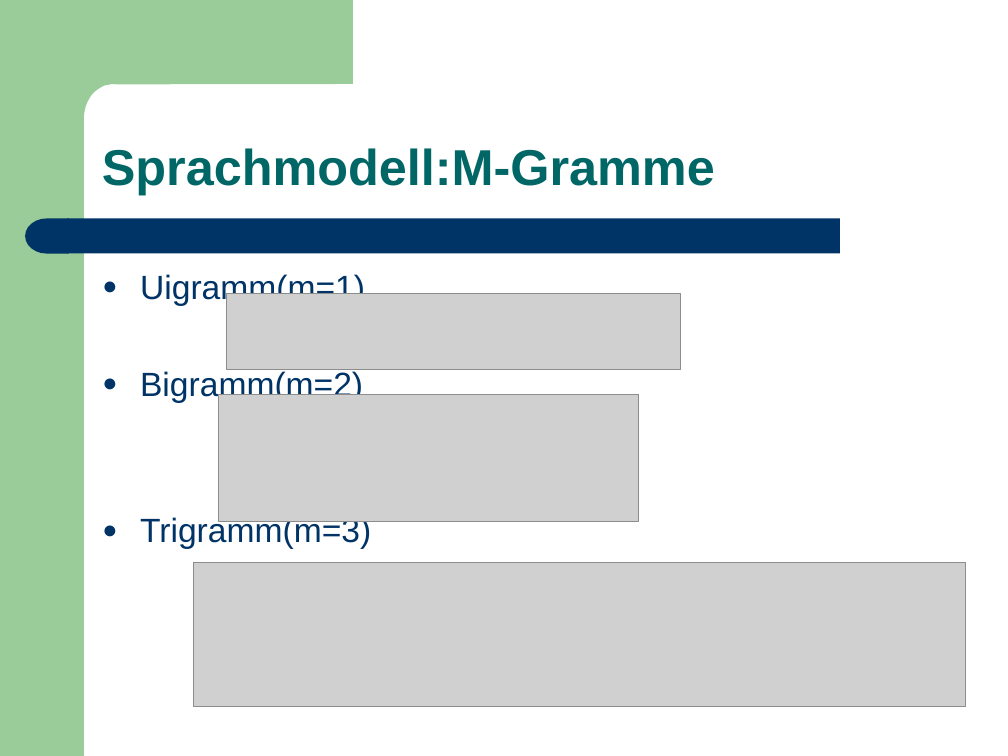
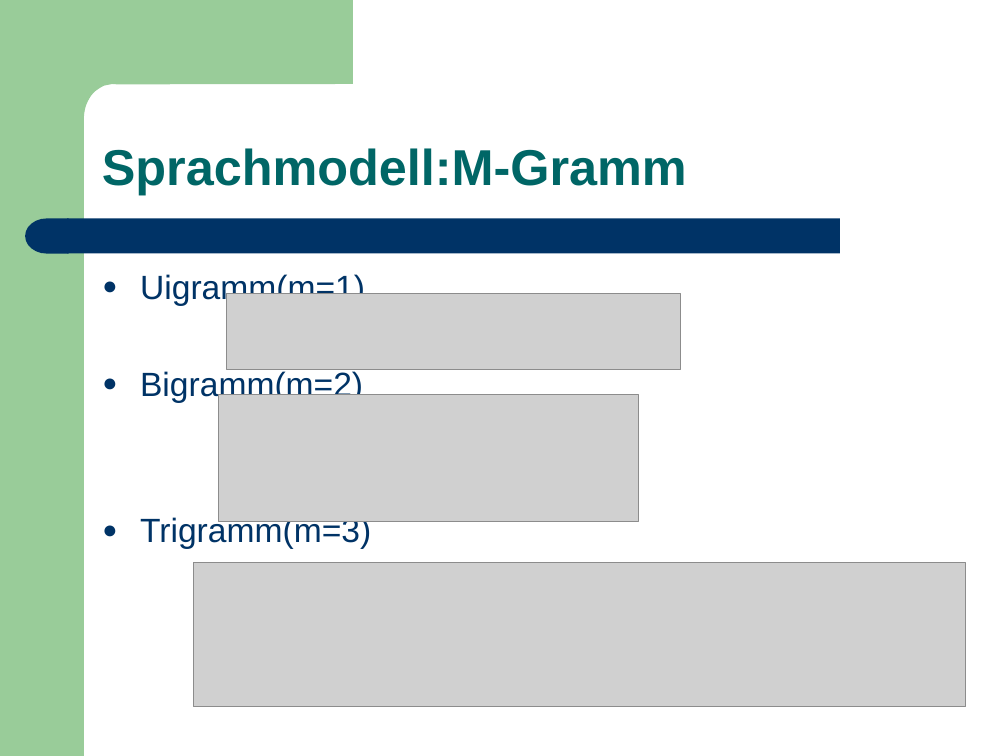
Before and after one commit to leonard117/arbeittet, a slide deck: slide 6 of ARS/doc/Training_Sprachmodell.ppt. Drawn at 1008x756 pixels with LibreOffice and Linux fonts; fonts in the diff are those of the drawing; grey boxes stand for pictures. Boxes give left, top, right and bottom in pixels: in the first picture for what was removed or moved away, otherwise in the second. Text is boxed around its words. In the diff, an @@ line names an element or a change of style, - is before the commit and + after.

```diff
--- a/ARS/doc/Training_Sprachmodell.ppt
+++ b/ARS/doc/Training_Sprachmodell.ppt
@@ text at (102,148,687,195): text changed @@
-Sprachmodell:M-Gramme
+Sprachmodell:M-Gramm
```
Also in this commit, not shown: 3 other slides changed, 2 other files.
